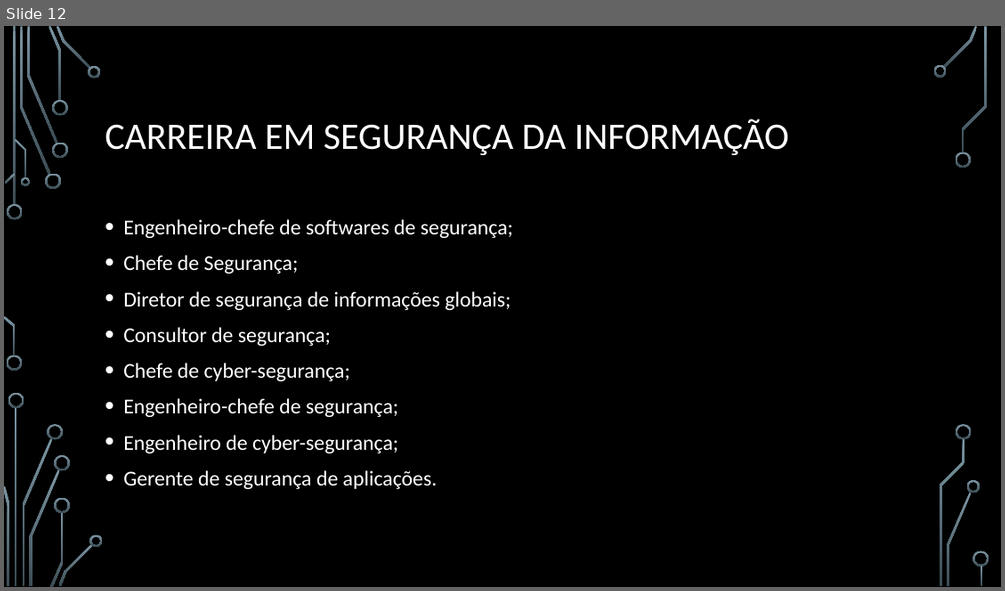
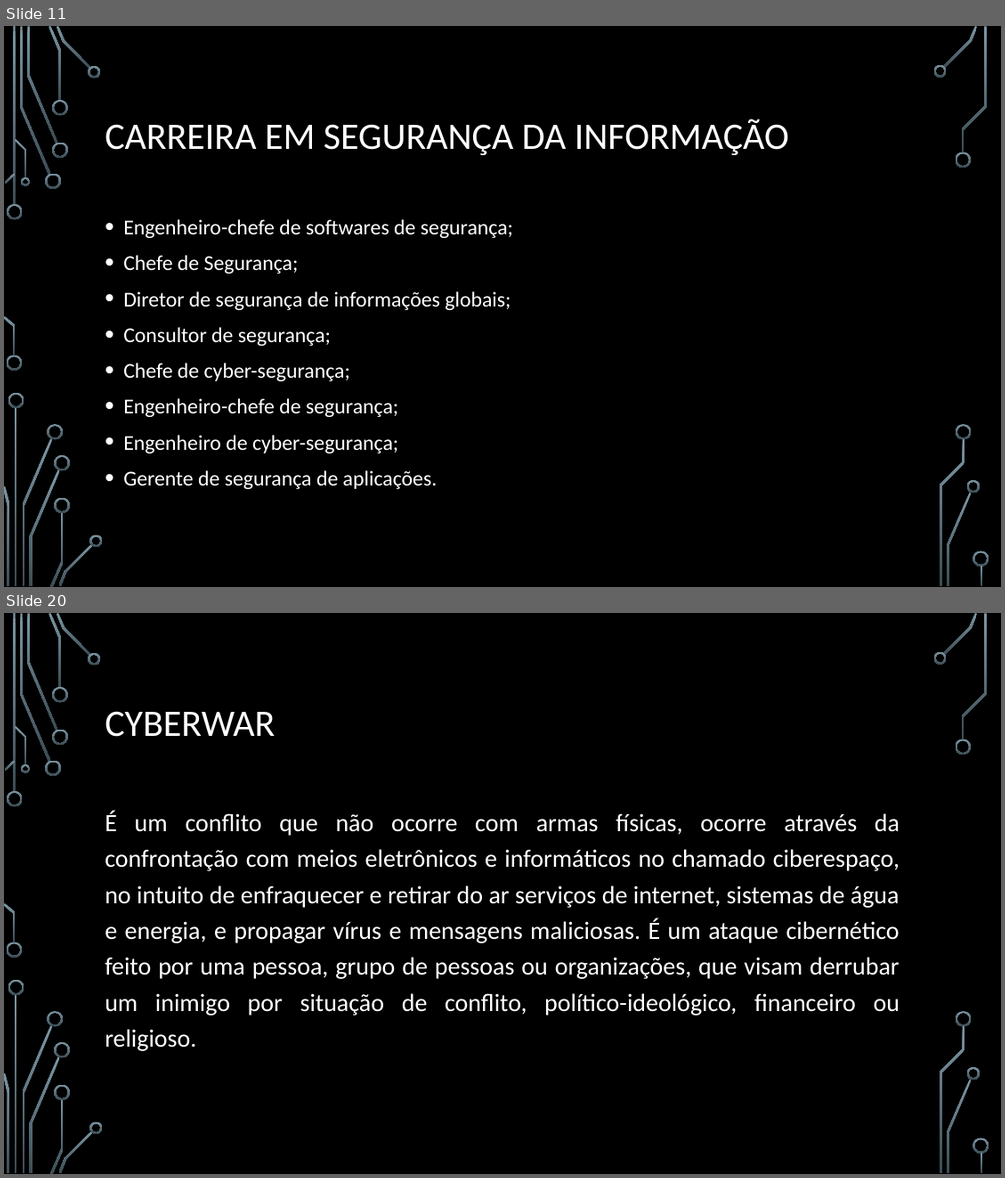
Before and after one commit to webbester/RodrigodAnjos, a slide deck: PI - Seg de Software/information_security.pptx. Shown one above the other, each under a label of ours: slide 12 before the commit, slides 11 and 20 after it; the slides between them are not shown. The pictures are 1005x591 and 1005x1178 pixels, drawn with LibreOffice and Linux fonts; fonts in the diff are those of the drawing; background and template pictures are left out. Boxes give left, top, right and bottom in pixels: in the first picture for what was removed or moved away, otherwise in the second. Text is boxed around its words. In the diff, an @@ line names an element or a change of style, - is before the commit and + after.

```diff
--- a/PI - Seg de Software/information_security.pptx
+++ b/PI - Seg de Software/information_security.pptx
@@ slide 20 added at bbox=[4, 613, 1001, 1174], background picture (left out); not listed: 36 template elements that a slide beside it also shows @@
@@ title added at bbox=[105, 711, 275, 737], 36 pt, text #FFFFFF @@
+CYBERWAR
@@ text added at bbox=[105, 811, 899, 1051], 24 pt, text #FFFFFF @@
+É um conflito que não ocorre com armas físicas, ocorre através da confrontação com meios eletrônicos e informáticos no chamado ciberespaço, no intuito de enfraquecer e retirar do ar serviços de internet, sistemas de água e energia, e propagar vírus e mensagens maliciosas. É um ataque cibernético feito por uma pessoa, grupo de pessoas ou organizações, que visam derrubar um inimigo por situação de conflito, político-ideológico, financeiro ou religioso.
@@ what was slide 12 is now slide 11 @@
```
Also in this commit, not shown: 3 slides changed, 10 other slides added, 1 slide removed, 4 other files.
